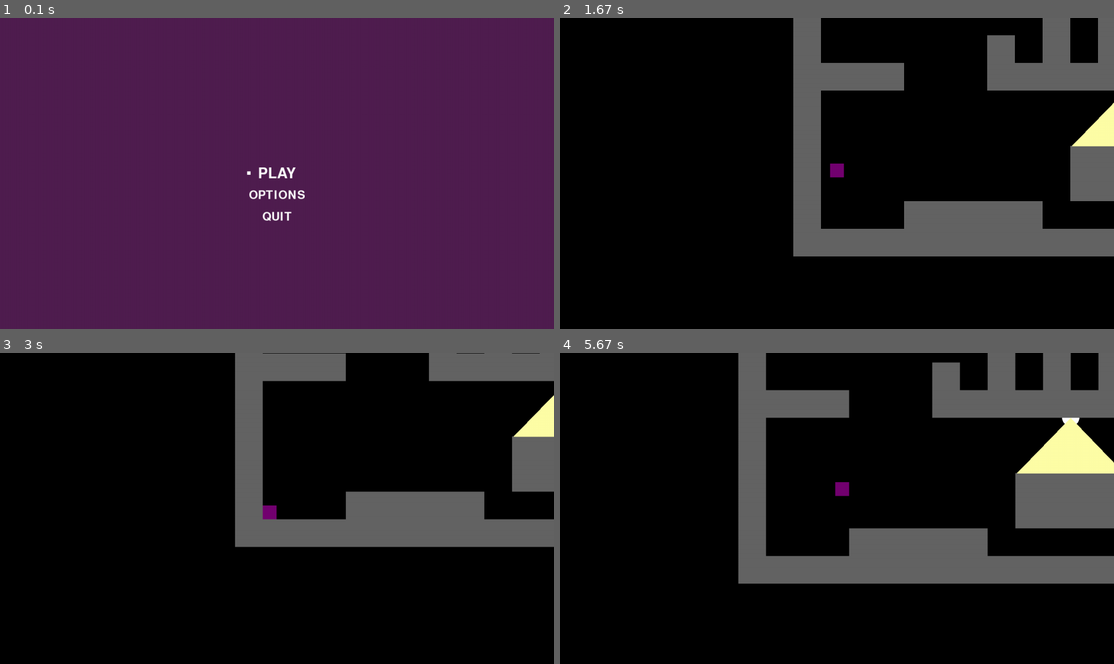
Above: before the commit, frames 1-4 (two rows, left to right).
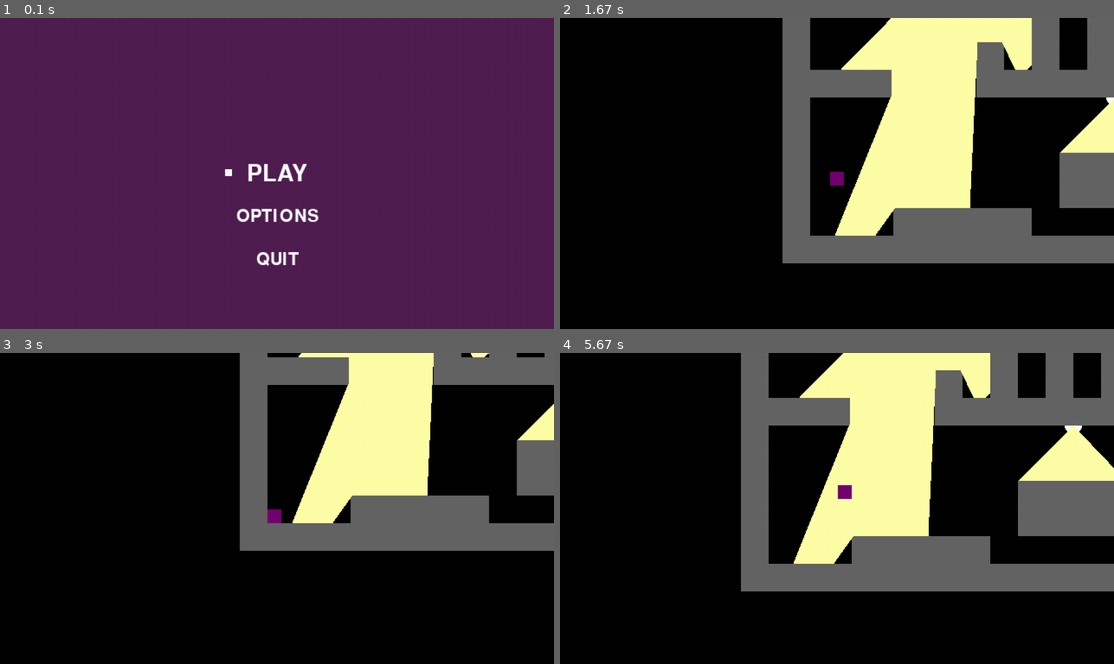
Above: after the commit, the same moments.

Repository: ssilatel/pygame-platformer
Game: pygame game, started from main.py
Two runs of this game, one before a commit and one after it. Both use one fixed random seed, a clock stepped at 60 frames per second and the inputs below.
Inputs:
- Up to frame 1 (0.1 s): no input
- Up to frame 2 (1.67 s): tap Space at 0.33, 0.67 s; tap A at 1 s; hold Up from 1.33 s (still down)
- Up to frame 3 (3 s): release Up at 1.8 s; hold Right 1.83-2.3 s; hold Left 2.33-2.87 s; hold Left from 2.9 s (still down)
- Up to frame 4 (5.67 s): release Left at 3.3 s; hold Up 3.33-3.7 s; hold Right 3.73-4.37 s; hold Left 4.4-4.87 s; hold Right 4.9-5.37 s; hold Up from 5.4 s (still down)

The runs differ from the first frame. In frame 1, 1.2% of the frame differs, in the area x 40-58%, y 46-80%; in frame 2, 22%, in the area x 40-100%, y 0-79%; in frame 3, 13%; in frame 4, 20%.

Commit message:
Add files via upload

Diff:
--- a/engine.py
+++ b/engine.py
@@ -55,9 +55,14 @@
         self.h = h
         self.image = pygame.Surface((self.w, self.h))
         self.image.fill((116, 1, 113))
-        self.rect = pygame.Rect(self.x, self.y, self.w, self.h)
+        # self.rect = pygame.Rect(self.x, self.y, self.w, self.h)
+        self.rect = self.image.get_rect()
+        self.rect.x = self.x
+        self.rect.y = self.y
         self.movement = [0, 0]
-        self.speed = 5
+        self.speed = 3
+        self.jump_height = 13
+        self.max_gravity = 5
         self.moving_left = False
         self.moving_right = False
         self.jumping = False
@@ -72,9 +77,9 @@
         elif self.moving_right:
             self.movement[0] += self.speed
         self.movement[1] += self.y_momentum
-        self.y_momentum += 1.5
-        if self.y_momentum > 8:
-            self.y_momentum = 8
+        self.y_momentum += 1
+        if self.y_momentum > self.max_gravity:
+            self.y_momentum = self.max_gravity
 
         collisions = move(self.rect, self.movement, tiles, mode, screen, scroll)
         if collisions["bottom"]:
--- a/main.py
+++ b/main.py
@@ -1,4 +1,3 @@
-from tracemalloc import start
 import pygame
 import sys
 import engine as e
@@ -6,16 +5,17 @@
 
 clock = pygame.time.Clock()
 pygame.font.init()
-SCREEN_WIDTH = 1280
-SCREEN_HEIGHT = 720
-TILE_SIZE = 64
-screen = pygame.display.set_mode((SCREEN_WIDTH, SCREEN_HEIGHT), 0, 32)
+SCREEN_WIDTH = 640
+SCREEN_HEIGHT = 360
+TILE_SIZE = 32
+display_surf = pygame.display.set_mode((SCREEN_WIDTH * 2, SCREEN_HEIGHT * 2), 0, 32)
+screen = pygame.Surface((SCREEN_WIDTH, SCREEN_HEIGHT))
 scroll = [0, 0]
 game_map = e.load_map("test_map.txt")
 MAP_SIZE = int(len(game_map))
 dirt_img = pygame.Surface((TILE_SIZE, TILE_SIZE))
 dirt_img.fill((100, 100, 100))
-player = e.Player(100, 864, TILE_SIZE // 2, TILE_SIZE // 2)
+player = e.Player(2 * TILE_SIZE, 11 * TILE_SIZE, TILE_SIZE // 2, TILE_SIZE // 2)
 
 class Watcher:
     def __init__(self, pos):
@@ -28,7 +28,7 @@
         self.step_angle = self.fov / self.casted_rays
 
     def draw(self):
-        pygame.draw.circle(screen, (255, 255, 255), (self.pos[0] - scroll[0], self.pos[1] - scroll[1]), 20, 0, False, False, True, True)
+        pygame.draw.circle(screen, (255, 255, 255), (self.pos[0] - scroll[0], self.pos[1] - scroll[1]), 10, 0, False, False, True, True)
 
     def watch(self):
         # pygame.draw.line(screen, (200, 200, 0), (self.pos[0] - scroll[0], self.pos[1] - scroll[1]), ((self.pos[0] - math.sin(self.angle) * 500) - scroll[0], (self.pos[1] + math.cos(self.angle) * 500) - scroll[1]))
@@ -47,18 +47,20 @@
 
                 if game_map[row][col] == "1":
                     # pygame.draw.line(screen, (200, 200, 0), (self.pos[0] - scroll[0], self.pos[1] - scroll[1]), (target_x - scroll[0], target_y - scroll[1]))
-                    targets.append([target_x - scroll[0], target_y - scroll[1]])
+                    targets.append([target_x - 1 - scroll[0], target_y - 1 - scroll[1]])    # Collision happens 1px inside the tile so -1 from targets draws it where it should be
                     break
             starting_angle += self.step_angle
         pygame.draw.polygon(screen, (255, 255, 167), [[self.pos[0] - scroll[0], self.pos[1] - scroll[1]], *targets])
 
 w1 = Watcher([12 * TILE_SIZE, 9 * TILE_SIZE])
 w2 = Watcher([53 * TILE_SIZE, 7 * TILE_SIZE])
-watchers = [w1, w2]
+w3 = Watcher([23 * TILE_SIZE, 2 * TILE_SIZE])
+w4 = Watcher([7 * TILE_SIZE, 3 * TILE_SIZE])
+watchers = [w1, w2, w3, w4]
 
 def restart():
-    player.rect.x = 100
-    player.rect.y = 864
+    player.rect.x = 2 * TILE_SIZE
+    player.rect.y = 11 * TILE_SIZE
     player.movement = [0, 0]
 
 def game_loop():
@@ -107,7 +109,7 @@
                     player.moving_right = True
                 if (event.key == pygame.K_UP or event.key == pygame.K_w or event.key == pygame.K_SPACE):
                     if player.air_timer < 6 and not player.jumping:
-                        player.y_momentum -= 21
+                        player.y_momentum -= player.jump_height
                         player.jumping = True
                 if event.key == pygame.K_r:
                     restart()
@@ -122,6 +124,9 @@
                 if event.key == pygame.K_RIGHT or event.key == pygame.K_d:
                     player.moving_right = False
 
+        surf = pygame.transform.scale(screen, (screen.get_width() * 2, screen.get_height() * 2))
+        display_surf.blit(surf, (0, 0, surf.get_width(), surf.get_height()))
+
         pygame.display.update()
         clock.tick(60)
 
@@ -134,7 +139,7 @@
         pygame.draw.rect(screen, (255, 255, 255), ((x - size[0] // 2) - 50 // 2, y - 5, 8, 8))
 
 def main_menu():
-    options = [["PLAY", 50], ["OPTIONS", 40], ["QUIT", 40]]
+    options = [["PLAY", 40], ["OPTIONS", 30], ["QUIT", 30]]
     selected_choice = 0
     choices = []
     for o in options:
@@ -169,11 +174,14 @@
         for i, option in enumerate(options):
             draw_menu_font(SCREEN_WIDTH // 2, SCREEN_HEIGHT // 2 + (50 * i), option[1], option[0], (255, 255, 255), choices[i][1])
 
+        surf = pygame.transform.scale(screen, (screen.get_width() * 2, screen.get_height() * 2))
+        display_surf.blit(surf, (0, 0, surf.get_width(), surf.get_height()))
+
         pygame.display.update()
         clock.tick(60)
 
 def pause_menu():
-    options = [["RESUME", 50], ["OPTIONS", 40], ["QUIT", 40]]
+    options = [["RESUME", 40], ["OPTIONS", 30], ["QUIT", 30]]
     selected_choice = 0
     choices = []
     for o in options:
@@ -210,6 +218,9 @@
         for i, option in enumerate(options):
             draw_menu_font(SCREEN_WIDTH // 2, SCREEN_HEIGHT // 2 + (50 * i), option[1], option[0], (255, 255, 255), choices[i][1])
 
+        surf = pygame.transform.scale(screen, (screen.get_width() * 2, screen.get_height() * 2))
+        display_surf.blit(surf, (0, 0, surf.get_width(), surf.get_height()))
+
         pygame.display.update()
         clock.tick(60)
 
